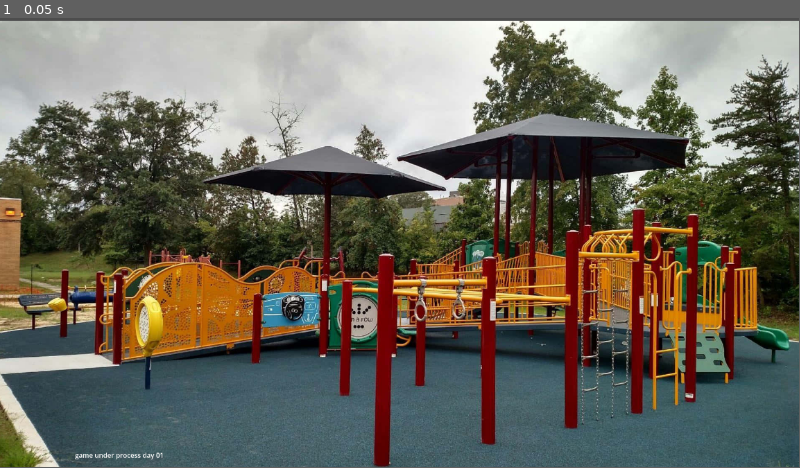
Above: before the commit, frame 1.
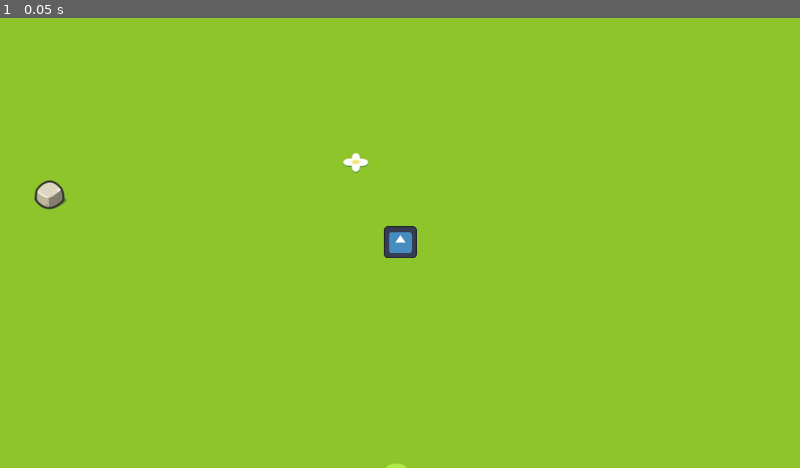
Above: after the commit, the same moment.

Repository: TECHNOCRAFT27/The-Very-Serious-Juniper-Dev-Game-Jam
Game: Godot game, scene res://game level/main.tscn
Same seed, same stepped clock (60 frames per second), same inputs: the game is played once before the commit and once after it. Before the commit the project starts from res://game level/mainmenu_level.tscn. The engine's default icon, where the game draws it, is replaced by a stand-in: a white triangle on a blue panel in a dark square.
Inputs:
- Up to frame 1 (0.05 s): no input
In our replay, the window is 799x449 before the commit and 800x450 after it. These sizes can differ from the game's own. Grey fills any space a smaller window leaves; there, only what the larger window draws over its background counts as a difference.

The runs differ from the first frame. In frame 1, 100% of the frame differs, in the area x 0-100%, y 0-100%.

Commit message:
Add ground texture and main character scene
- Introduced a new ground texture asset located at 'game asset/image/playground background/ground.jpg'.
- Created a main game level scene 'main.tscn' that includes the ground texture and a character instance.
- Added a new character scene 'main_charecter.tscn' with a collision shape and an icon.

Diff:
--- a/doshin-kidult/game level/Test leve.tscn
+++ /dev/null
@@ -1,9 +0,0 @@
-[gd_scene format=3 uid="uid://du05kdowg0x0"]
-
-[ext_resource type="Texture2D" uid="uid://4itu6yvish5" path="res://icon.svg" id="1_4k7b2"]
-
-[node name="TestLeve" type="Node2D" unique_id=902212400]
-
-[node name="Icon" type="Sprite2D" parent="." unique_id=823968402]
-position = Vector2(566, 538)
-texture = ExtResource("1_4k7b2")
--- /dev/null
+++ b/doshin-kidult/game level/main.tscn
@@ -0,0 +1,15 @@
+[gd_scene format=3 uid="uid://sv3h5i6f3hlf"]
+
+[ext_resource type="Texture2D" uid="uid://dapd5gbo3vhop" path="res://game asset/image/playground background/ground.jpg" id="1_xmt2h"]
+[ext_resource type="PackedScene" uid="uid://wgj2cyal0yu8" path="res://game scence/main_charecter.tscn" id="2_1vihm"]
+
+[node name="main" type="Node2D" unique_id=1638255678]
+
+[node name="Ground" type="Sprite2D" parent="." unique_id=455620964]
+position = Vector2(642.00006, 366)
+rotation = -0.009271981
+scale = Vector2(0.33228576, 0.3431883)
+texture = ExtResource("1_xmt2h")
+
+[node name="CharacterBody2D" parent="." unique_id=389184340 instance=ExtResource("2_1vihm")]
+position = Vector2(504, 387)
--- a/doshin-kidult/game level/mainmenu_level.tscn
+++ /dev/null
@@ -1,7 +0,0 @@
-[gd_scene format=3 uid="uid://3l1guwtifree"]
-
-[ext_resource type="PackedScene" uid="uid://b37r1pwj2yqix" path="res://game ui/mainmenu_UI.tscn" id="1_ui644"]
-
-[node name="mainmenu_level" type="Node2D" unique_id=1336755239]
-
-[node name="MainmenuUi" parent="." unique_id=873110852 instance=ExtResource("1_ui644")]
--- /dev/null
+++ b/doshin-kidult/game scence/main_charecter.tscn
@@ -0,0 +1,20 @@
+[gd_scene format=3 uid="uid://wgj2cyal0yu8"]
+
+[ext_resource type="Texture2D" uid="uid://4itu6yvish5" path="res://icon.svg" id="1_jai13"]
+
+[sub_resource type="RectangleShape2D" id="RectangleShape2D_bkylb"]
+size = Vector2(12, 13)
+
+[node name="CharacterBody2D" type="CharacterBody2D" unique_id=389184340]
+
+[node name="CollisionShape2D" type="CollisionShape2D" parent="." unique_id=78480217]
+position = Vector2(0, -0.5)
+shape = SubResource("RectangleShape2D_bkylb")
+
+[node name="Icon" type="Sprite2D" parent="." unique_id=1103314649]
+position = Vector2(0.2499981, -0.49999964)
+scale = Vector2(0.15234378, 0.1484375)
+texture = ExtResource("1_jai13")
+
+[node name="Camera2D" type="Camera2D" parent="." unique_id=1346462664]
+zoom = Vector2(2.7, 2.7)
--- a/doshin-kidult/game script/player.gd
+++ /dev/null
@@ -1,15 +0,0 @@
-extends CharacterBody2D
-
-@export var speed = 400
-@export var rotation_speed = 1.5
-
-var rotation_direction = 0
-
-func get_input():
-	rotation_direction = Input.get_axis("left", "right")
-	velocity = transform.x * Input.get_axis("down", "up") * speed
-
-func _physics_process(delta):
-	get_input()
-	rotation += rotation_direction * rotation_speed * delta
-	move_and_slide()
--- a/doshin-kidult/game script/player.tscn
+++ /dev/null
@@ -1,20 +0,0 @@
-[gd_scene format=3 uid="uid://cs5npy5ujldi3"]
-
-[ext_resource type="Script" uid="uid://cokv8iq5xa05t" path="res://game script/player.gd" id="1_a7g62"]
-[ext_resource type="Texture2D" uid="uid://4itu6yvish5" path="res://icon.svg" id="2_3bhpi"]
-
-[sub_resource type="RectangleShape2D" id="RectangleShape2D_flg6w"]
-size = Vector2(95.5, 99)
-
-[node name="Player" type="Node2D" unique_id=1744718388]
-
-[node name="CharacterBody2D" type="CharacterBody2D" parent="." unique_id=791658648]
-script = ExtResource("1_a7g62")
-
-[node name="CollisionShape2D" type="CollisionShape2D" parent="CharacterBody2D" unique_id=1231994109]
-position = Vector2(0, 3)
-shape = SubResource("RectangleShape2D_flg6w")
-
-[node name="Sprite2D" type="Sprite2D" parent="CharacterBody2D/CollisionShape2D" unique_id=288154442]
-position = Vector2(1, -1)
-texture = ExtResource("2_3bhpi")
--- a/doshin-kidult/project.godot
+++ b/doshin-kidult/project.godot
@@ -11,12 +11,14 @@
 [application]
 
 config/name="Doshin kidult"
-run/main_scene="uid://3l1guwtifree"
+run/main_scene="uid://sv3h5i6f3hlf"
 config/features=PackedStringArray("4.6", "GL Compatibility")
 config/icon="res://icon.svg"
 
 [display]
 
+window/size/viewport_width=1280
+window/size/viewport_height=720
 window/size/resizable=false
 
 [file_customization]
@@ -31,28 +33,24 @@
 
 [input]
 
-left={
+move_left={
 "deadzone": 0.2,
 "events": [Object(InputEventKey,"resource_local_to_scene":false,"resource_name":"","device":-1,"window_id":0,"alt_press …(191 unchanged characters)…
-, Object(InputEventKey,"resource_local_to_scene":false,"resource_name":"","device":-1,"window_id":0,"alt_pressed":false,"shift_pressed":false,"ctrl_pressed":false,"meta_pressed":false,"pressed":false,"keycode":0,"physical_keycode":4194319,"key_label":0,"unicode":0,"location":0,"echo":false,"script":null)
 ]
 }
-right={
+move_right={
 "deadzone": 0.2,
 "events": [Object(InputEventKey,"resource_local_to_scene":false,"resource_name":"","device":-1,"window_id":0,"alt_press …(192 unchanged characters)…
-, Object(InputEventKey,"resource_local_to_scene":false,"resource_name":"","device":-1,"window_id":0,"alt_pressed":false,"shift_pressed":false,"ctrl_pressed":false,"meta_pressed":false,"pressed":false,"keycode":0,"physical_keycode":4194321,"key_label":0,"unicode":0,"location":0,"echo":false,"script":null)
 ]
 }
-"up "={
+move_up={
 "deadzone": 0.2,
 "events": [Object(InputEventKey,"resource_local_to_scene":false,"resource_name":"","device":-1,"window_id":0,"alt_press …(192 unchanged characters)…
-, Object(InputEventKey,"resource_local_to_scene":false,"resource_name":"","device":-1,"window_id":0,"alt_pressed":false,"shift_pressed":false,"ctrl_pressed":false,"meta_pressed":false,"pressed":false,"keycode":0,"physical_keycode":4194320,"key_label":0,"unicode":0,"location":0,"echo":false,"script":null)
 ]
 }
-down={
+move_down={
 "deadzone": 0.2,
 "events": [Object(InputEventKey,"resource_local_to_scene":false,"resource_name":"","device":-1,"window_id":0,"alt_press …(192 unchanged characters)…
-, Object(InputEventKey,"resource_local_to_scene":false,"resource_name":"","device":-1,"window_id":0,"alt_pressed":false,"shift_pressed":false,"ctrl_pressed":false,"meta_pressed":false,"pressed":false,"keycode":0,"physical_keycode":4194322,"key_label":0,"unicode":0,"location":0,"echo":false,"script":null)
 ]
 }
 
Binary file added: doshin-kidult/game asset/image/playground background/ground.jpg
Not shown, added: doshin-kidult/game asset/image/playground background/ground.jpg.import
Not shown, removed: doshin-kidult/game script/player.gd.uid
